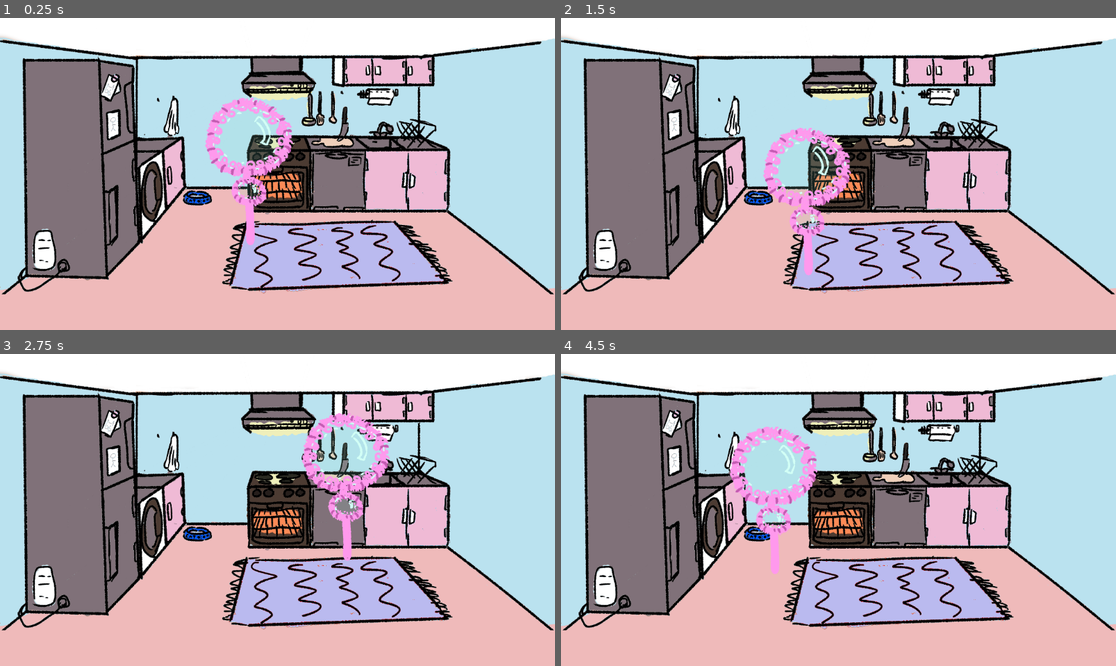
Above: before the commit, frames 1-4 (two rows, left to right).
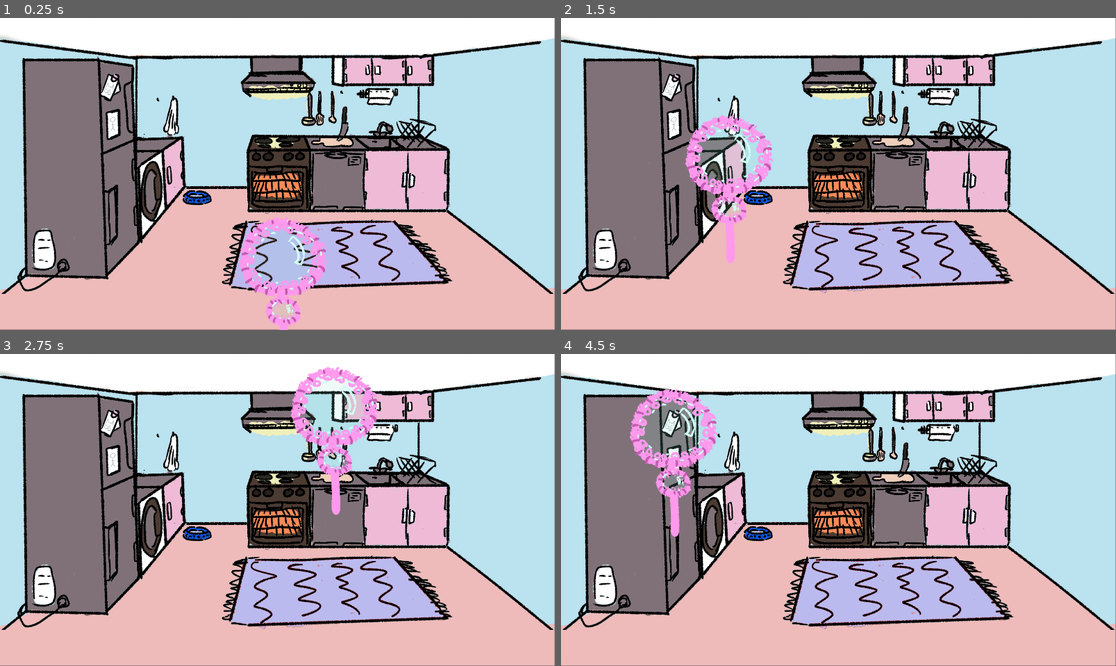
Above: after the commit, the same moments.

Repository: LuckyDiamond2/GGJ2025-Snack-attack-Bubble-Trouble
Game: Godot game, scene res://scripts/main.tscn
Same seed, same stepped clock (60 frames per second), same inputs: the game is played once before the commit and once after it.
Inputs (mouse positions are in pixels of both pictures, inside the frame that each line leads up to):
- Up to frame 1 (0.25 s): no input
- Up to frame 2 (1.5 s): tap Enter at 0.5 s; move the mouse to (960, 158) at 0.52 s; click (960, 158) at 0.67 s; tap Space at 1.25 s; move the mouse to (727, 189) at 1.27 s; click (727, 189) at 1.42 s
- Up to frame 3 (2.75 s): tap Enter at 2 s; move the mouse to (333, 441) at 2.02 s; click (333, 441) at 2.17 s
- Up to frame 4 (4.5 s): tap Space at 2.75, 4.25 s; move the mouse to (810, 572) at 2.77 s; click (810, 572) at 2.92 s; tap Enter at 3.5 s; move the mouse to (1005, 556) at 3.52 s; click (1005, 556) at 3.67 s; move the mouse to (672, 463) at 4.27 s; click (672, 463) at 4.42 s

The runs differ from the first frame. In frame 1, 11% of the frame differs, in the area x 0-100%, y 0-100%; in frame 2, 12%; in frame 3, 11%; in frame 4, 12%.

Commit message:
remove camera

Diff:
--- a/project.godot
+++ b/project.godot
@@ -13,3 +13,8 @@
 config/name="GGJ2025"
 run/main_scene="res://scripts/main.tscn"
 config/features=PackedStringArray("4.3", "Forward Plus")
+
+[display]
+
+window/size/viewport_width=1920
+window/size/viewport_height=1080
--- a/scenes/t_bubble_wand.gd
+++ b/scenes/t_bubble_wand.gd
@@ -17,7 +17,7 @@
 		print("Mouse Motion at: ", event.position)
 		#transform.x = int(event.position.x)
 		#transform.y = int(event.position.y)
-		set_position(event.position + Vector2(500,-800))
+		set_position(event.position)
 
 	elif event is InputEventMouseButton:
 		print("shoot")
--- a/scripts/main.tscn
+++ b/scripts/main.tscn
@@ -10,14 +10,9 @@
 offset_bottom = 40.0
 
 [node name="TKitchen" type="Sprite2D" parent="background"]
-position = Vector2(960, -540)
+position = Vector2(959, 539)
 texture = ExtResource("1_1ed0d")
 
 [node name="TBubbleWand" parent="." instance=ExtResource("2_403un")]
-position = Vector2(856, -548)
-
-[node name="Camera2D" type="Camera2D" parent="."]
-position = Vector2(0, -1080)
-scale = Vector2(-5692.2, 4750.52)
-anchor_mode = 0
-zoom = Vector2(0.6, 0.6)
+auto_translate_mode = 2
+position = Vector2(974, 947)
Not shown, added: .gitignore
